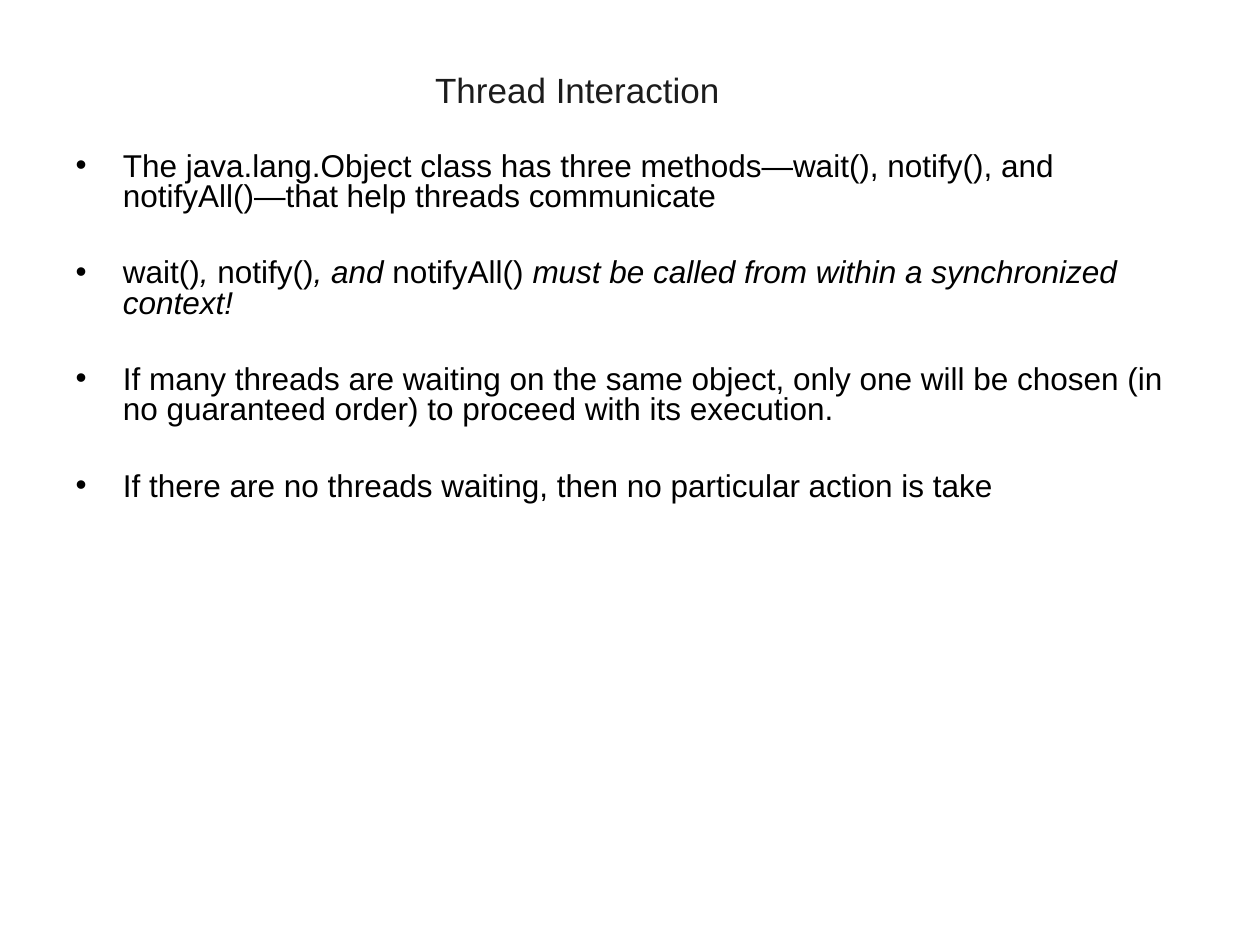
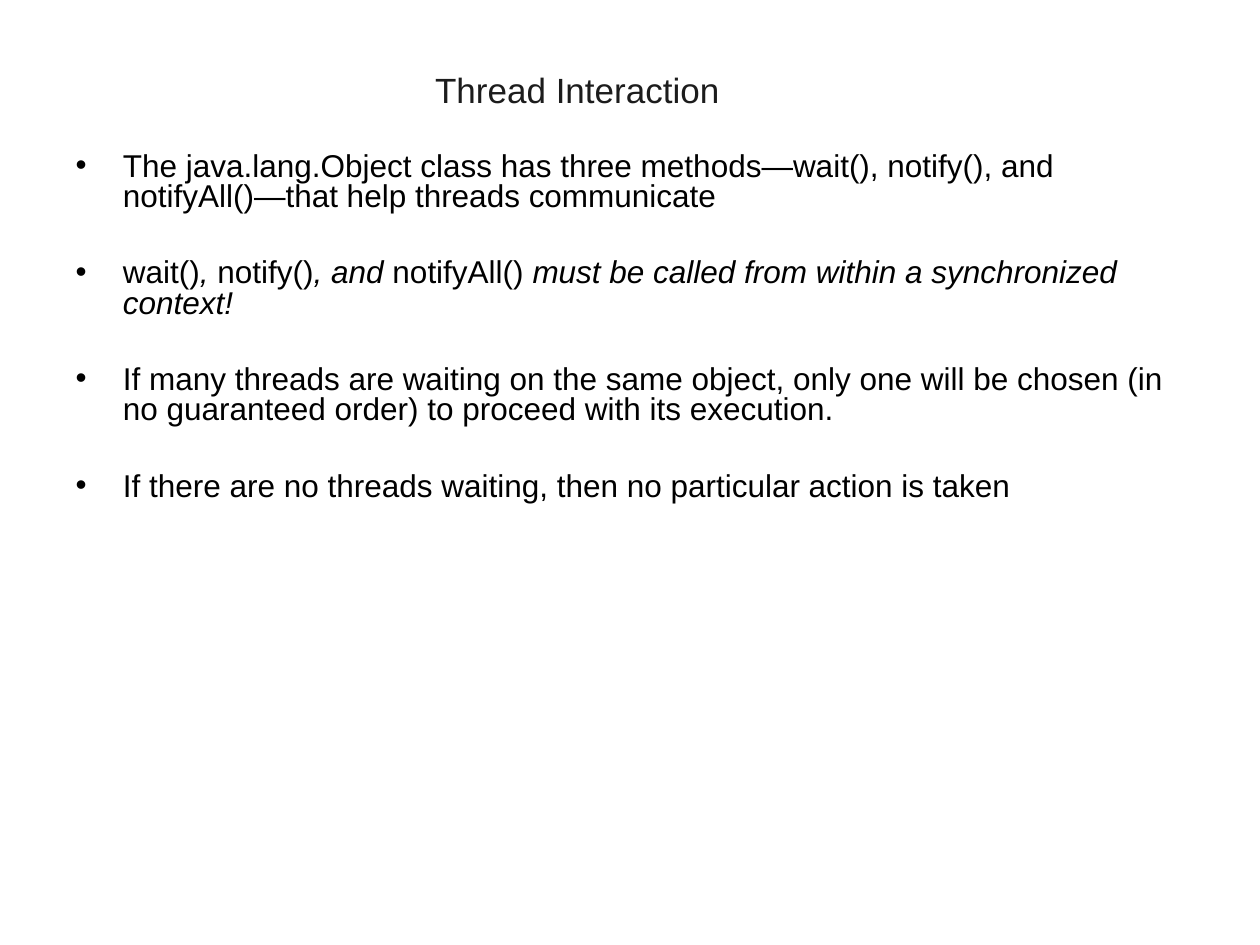
Before and after one commit to vatsanTraining/lumen_off_campus_2021, a slide deck: slide 67 of JavaModule02_2021.ppt. Drawn at 1260x945 pixels with LibreOffice and Linux fonts; fonts in the diff are those of the drawing; background and template pictures are left out. Boxes give left, top, right and bottom in pixels: in the first picture for what was removed or moved away, otherwise in the second. Text is boxed around its words. In the diff, an @@ line names an element or a change of style, - is before the commit and + after.

```diff
--- a/JavaModule02_2021.ppt
+++ b/JavaModule02_2021.ppt
@@ text at (x1=123, y1=474, x2=1010, y2=502): text changed @@
-• If there are no threads waiting, then no particular action is take
+• If there are no threads waiting, then no particular action is taken
```
Also in this commit, not shown: 1 other file.
